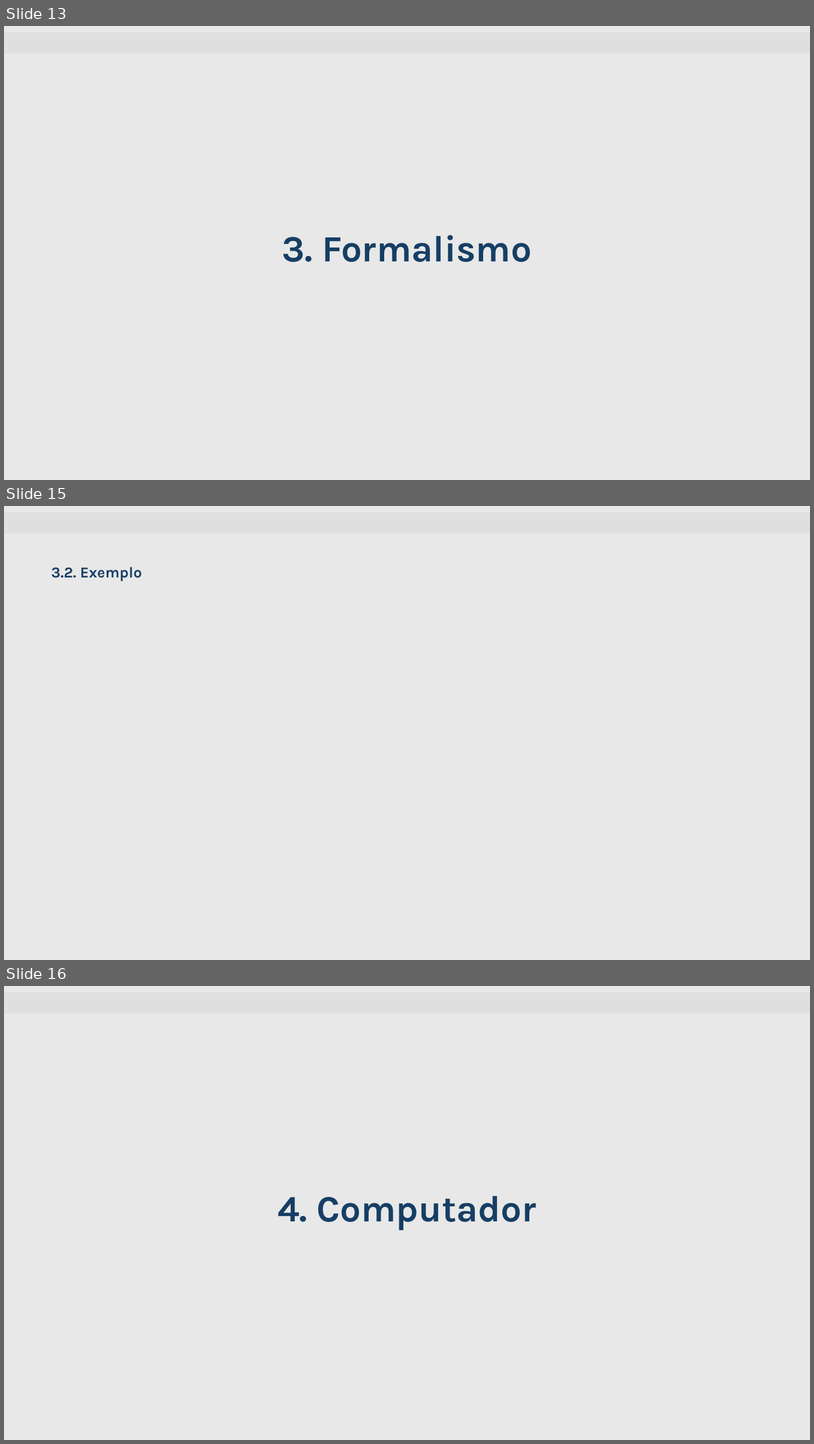
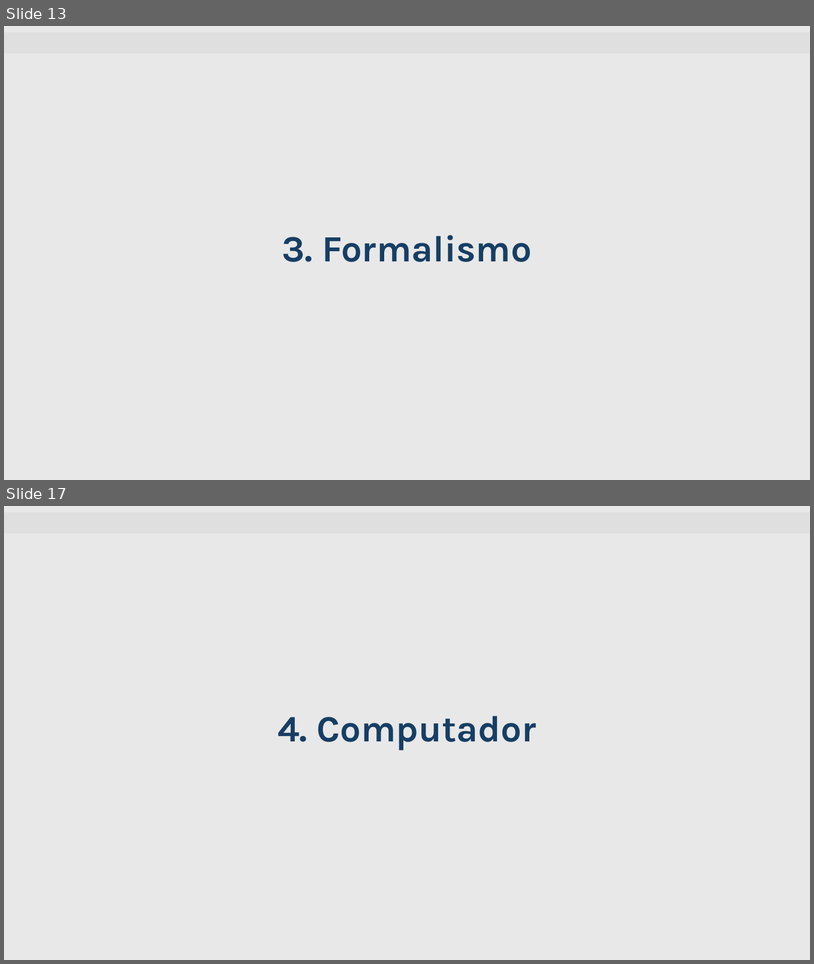
Before and after one commit to mattedi/Simulacao-2026, a slide deck: GuilhermeBackLucasFritzke/Template_Semnario_Grupo_Guilherme_Lucas_V5.pptx. Shown one above the other, each under a label of ours: slides 13, 15 and 16 before the commit, slides 13 and 17 after it; the slides between them are not shown. The pictures are 814x1444 and 814x964 pixels, drawn with LibreOffice and Linux fonts; fonts in the diff are those of the drawing; background and template pictures are left out. Boxes give left, top, right and bottom in pixels: in the first picture for what was removed or moved away, otherwise in the second. Text is boxed around its words. In the diff, an @@ line names an element or a change of style, - is before the commit and + after.

```diff
--- a/GuilhermeBackLucasFritzke/Template_Semnario_Grupo_Guilherme_Lucas_V5.pptx
+++ b/GuilhermeBackLucasFritzke/Template_Semnario_Grupo_Guilherme_Lucas_V5.pptx
@@ slide 15 removed at box(4, 506, 810, 960), background #E8E8E8; not listed: 1 template element that a slide beside it also shows @@
@@ text removed at box(51, 567, 142, 581) @@
-3.2. Exemplo
@@ what was slide 16 is now slide 17 @@
```
Also in this commit, not shown: 2 slides changed, 3 slides added, 1 other file.
